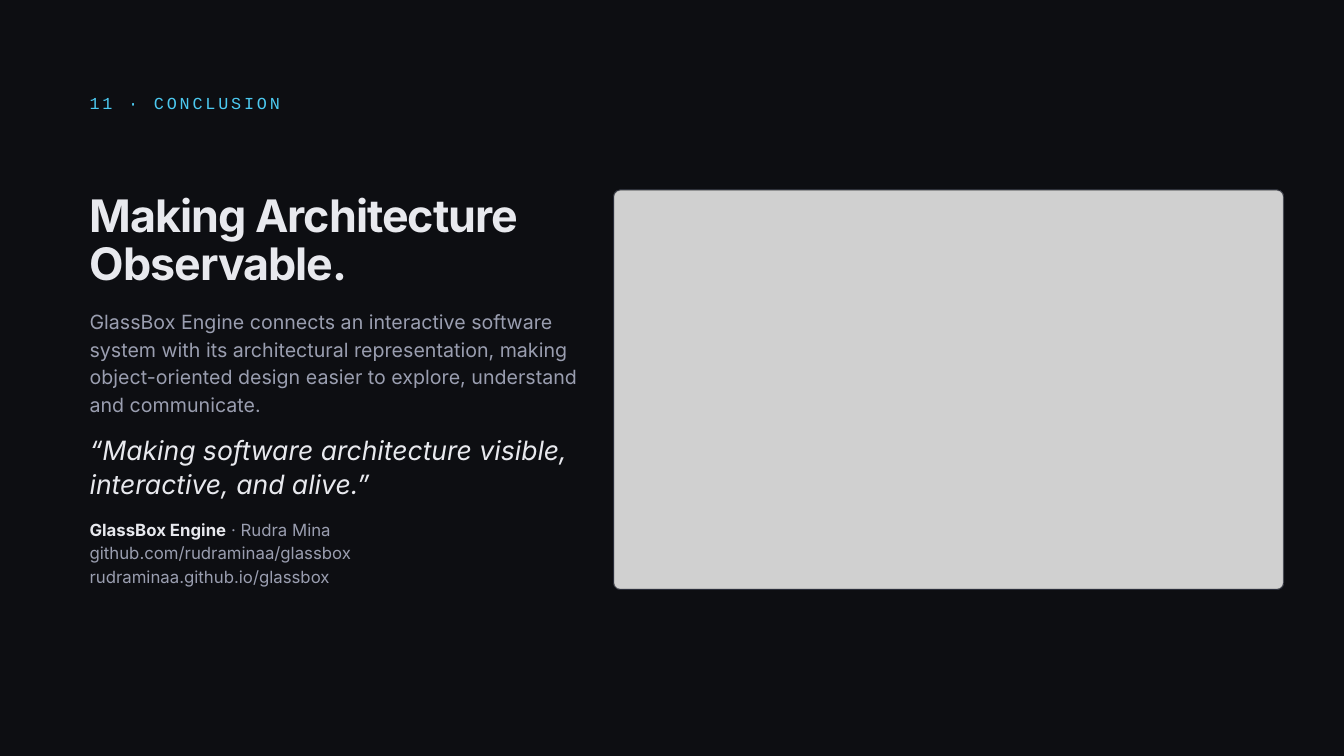
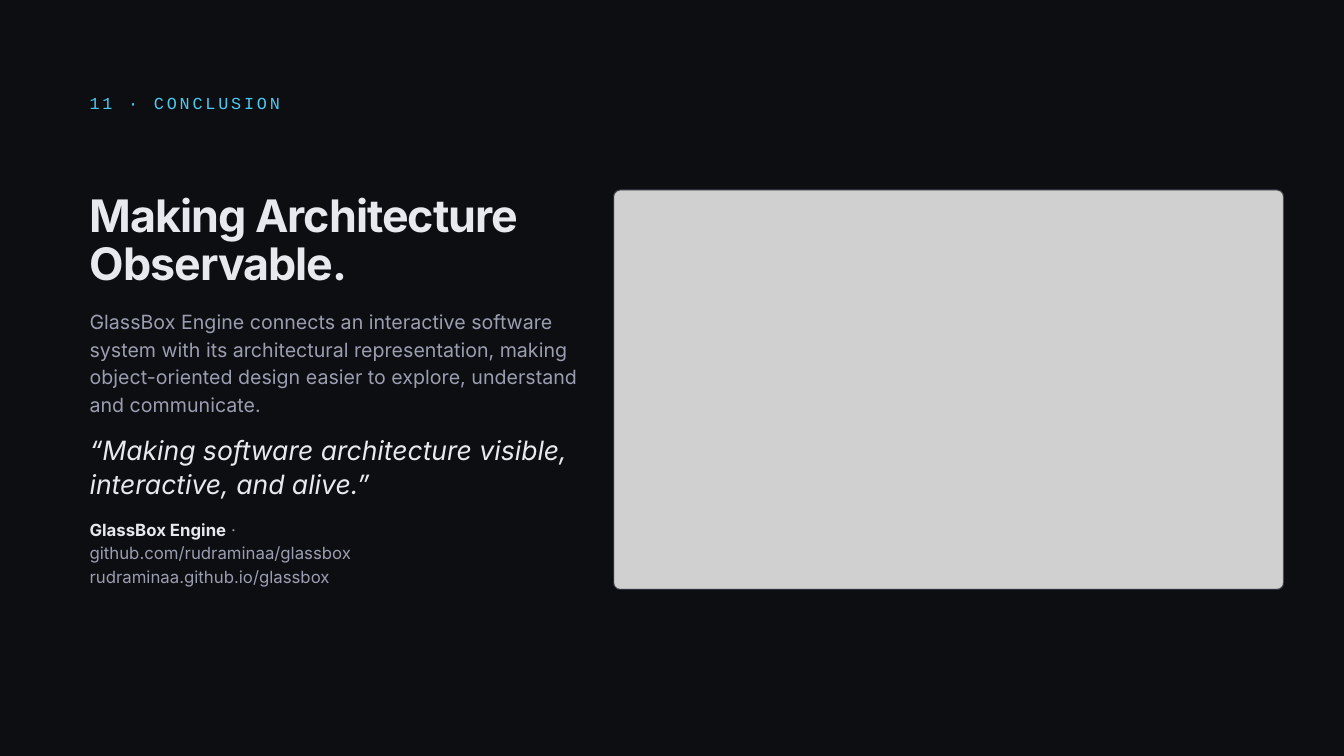
Before and after one commit to rudraminaa/glassbox, a slide deck: slide 12 of Presentation.pptx. Drawn at 1344x756 pixels with LibreOffice and Linux fonts; fonts in the diff are those of the drawing; grey boxes stand for pictures. Boxes give left, top, right and bottom in pixels: in the first picture for what was removed or moved away, otherwise in the second. Text is boxed around its words. In the diff, an @@ line names an element or a change of style, - is before the commit and + after.

```diff
--- a/Presentation.pptx
+++ b/Presentation.pptx
@@ text at [90, 523, 226, 540]: text changed @@
-GlassBox Engine · Rudra Mina
+GlassBox Engine ·
```
Also in this commit, not shown: 2 other slides changed.
